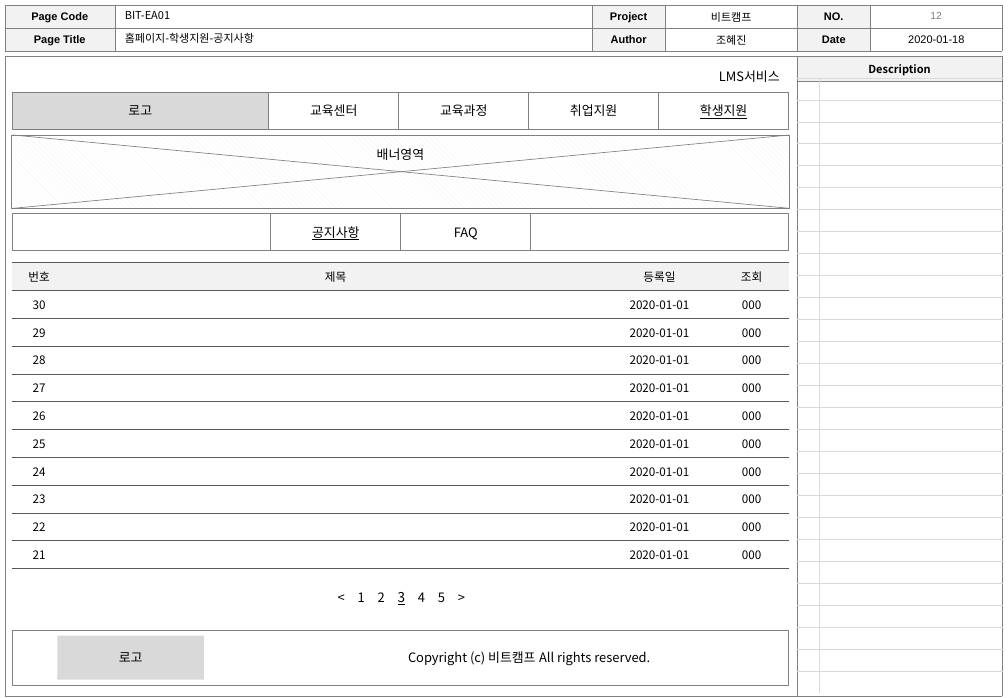
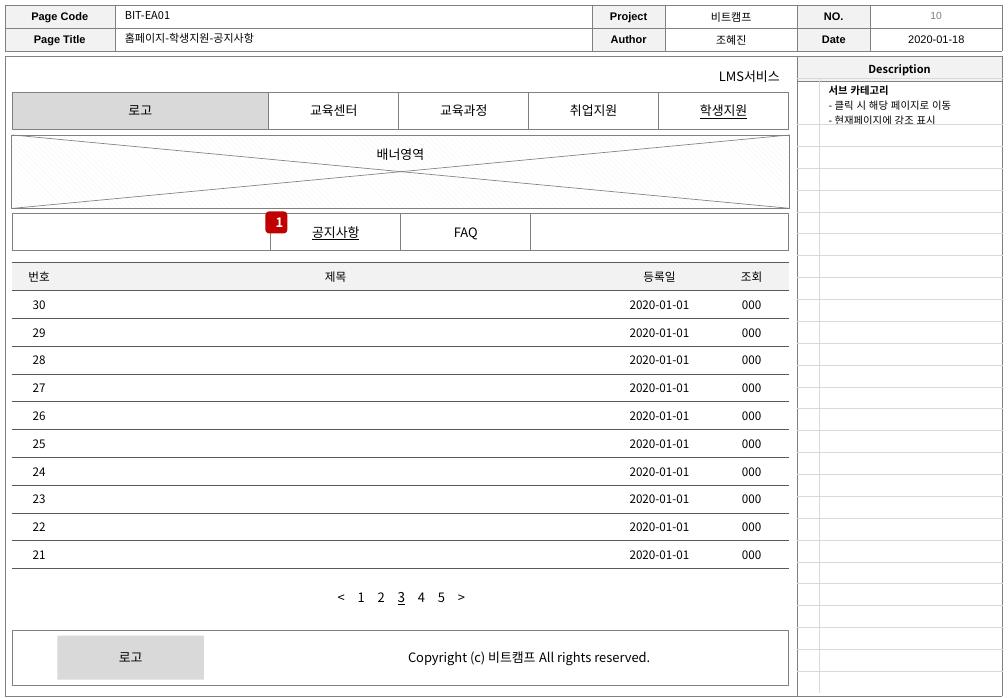
Before and after one commit to h62j8n/bitcamp_lms, a slide deck: slide 10 of storyboard.ver1.3.pptx (slide 12 before the commit). Drawn at 1008x698 pixels with LibreOffice and Linux fonts; fonts in the diff are those of the drawing. Boxes give left, top, right and bottom in pixels: in the first picture for what was removed or moved away, otherwise in the second. Text is boxed around its words. In the diff, an @@ line names an element or a change of style, - is before the commit and + after.

```diff
--- a/storyboard.ver1.3.pptx
+++ b/storyboard.ver1.3.pptx
@@ table at [798, 78, 1003, 694] @@
+row 1:  | 서브 카테고리 / - 클릭 시 해당 페이지로 이동 / - 현재페이지에 강조 표시
-row 27:  | 
-row 28:  | 
@@ rounded rectangle added at [265, 211, 288, 234], fill #C00000, 10 pt, text #FFFFFF, bold @@
+1
```
Also in this commit, not shown: 13 other slides changed, 12 slides added, 2 slides removed.
